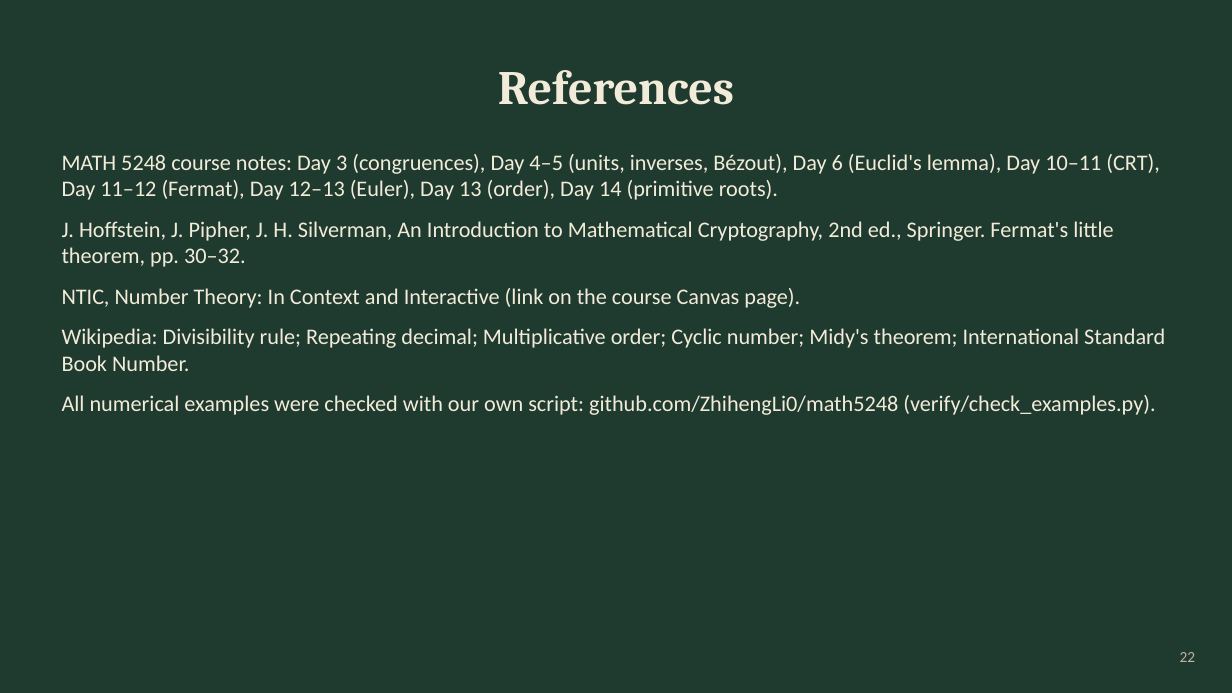
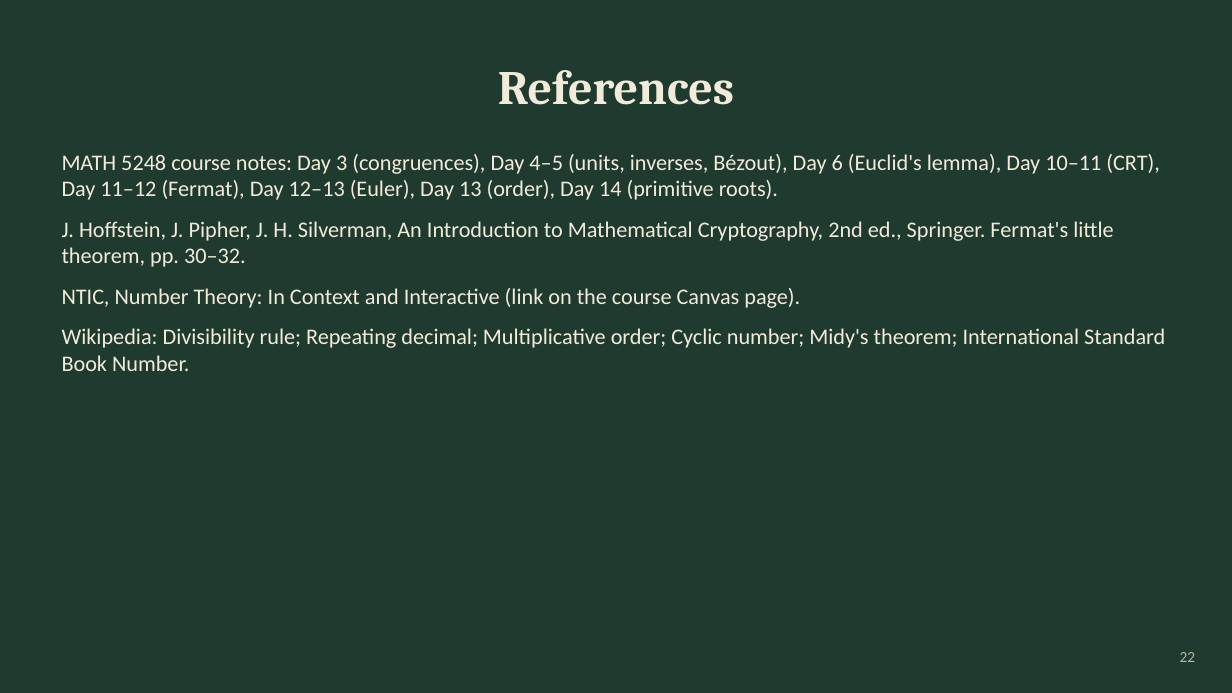
Before and after one commit to ZhihengLi0/math5248, a slide deck: slide 22 of presentation/PPT完整版.pptx. Drawn at 1232x693 pixels with LibreOffice and Linux fonts; fonts in the diff are those of the drawing. Boxes give left, top, right and bottom in pixels: in the first picture for what was removed or moved away, otherwise in the second. Text is boxed around its words. In the diff, an @@ line names an element or a change of style, - is before the commit and + after.

```diff
--- a/presentation/PPT完整版.pptx
+++ b/presentation/PPT完整版.pptx
@@ text at (62, 395, 1155, 415): paragraph removed @@
-All numerical examples were checked with our own script: github.com/ZhihengLi0/math5248 (verify/check_examples.py).
```
Also in this commit, not shown: 3 other slides changed, 15 other files.
